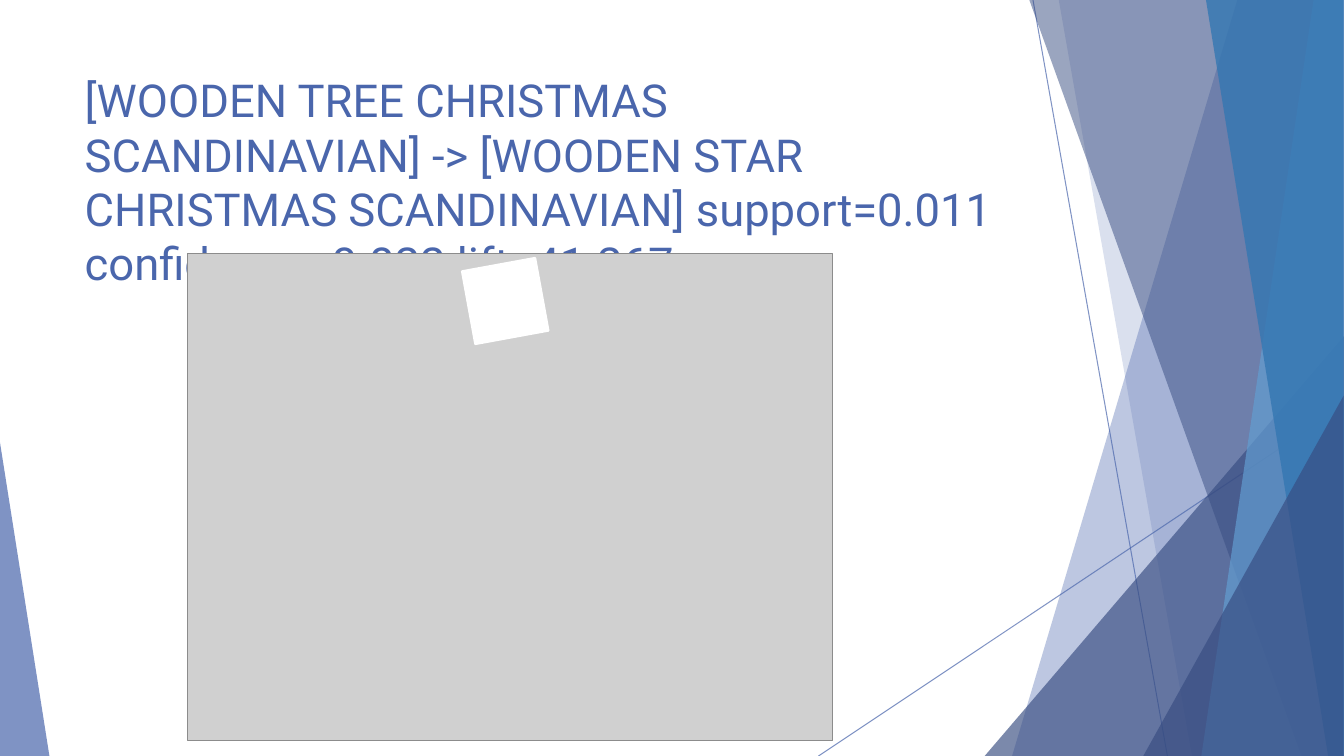
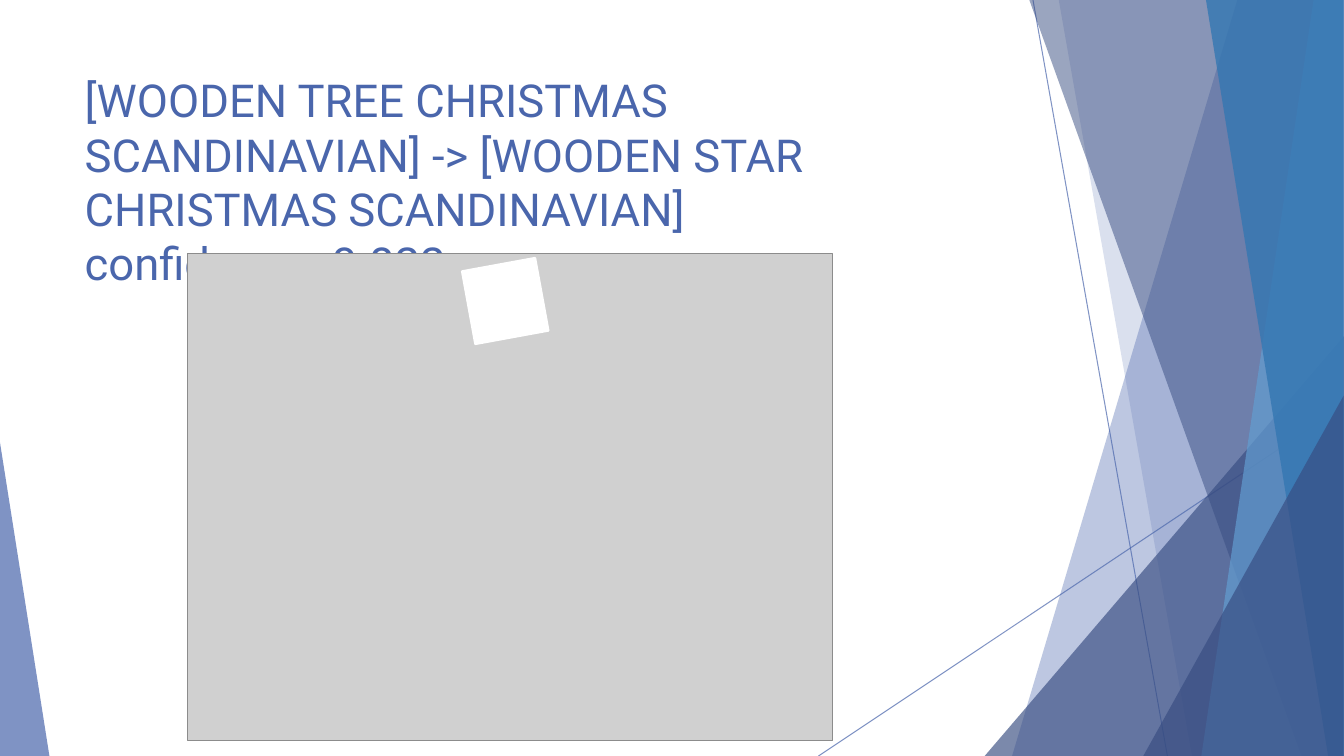
Before and after one commit to ParallelProgramming/Term-Project, a slide deck: slide 15 of Parallel Data Mining.pptx (slide 12 before the commit). Drawn at 1344x756 pixels with LibreOffice and Linux fonts; fonts in the diff are those of the drawing; grey boxes stand for pictures. Boxes give left, top, right and bottom in pixels: in the first picture for what was removed or moved away, otherwise in the second. Text is boxed around its words. In the diff, an @@ line names an element or a change of style, - is before the commit and + after.

```diff
--- a/Parallel Data Mining.pptx
+++ b/Parallel Data Mining.pptx
@@ title at [85,80,803,291]: text changed @@
-[WOODEN TREE CHRISTMAS SCANDINAVIAN] -> [WOODEN STAR CHRISTMAS SCANDINAVIAN] support=0.011 confidence=0.822 lift=41.267
+[WOODEN TREE CHRISTMAS SCANDINAVIAN] -> [WOODEN STAR CHRISTMAS SCANDINAVIAN] confidence=0.822
```
Also in this commit, not shown: 6 other slides changed, 12 slides added, 4 slides removed, 2 other files.
